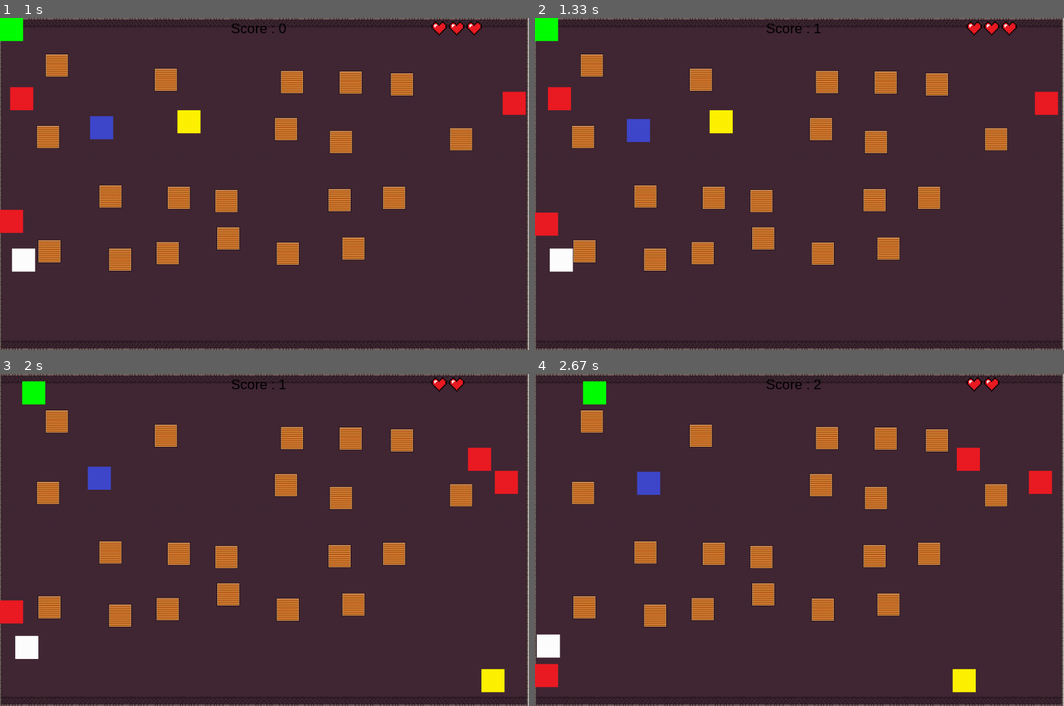
Above: before the commit, frames 1-4 (two rows, left to right).
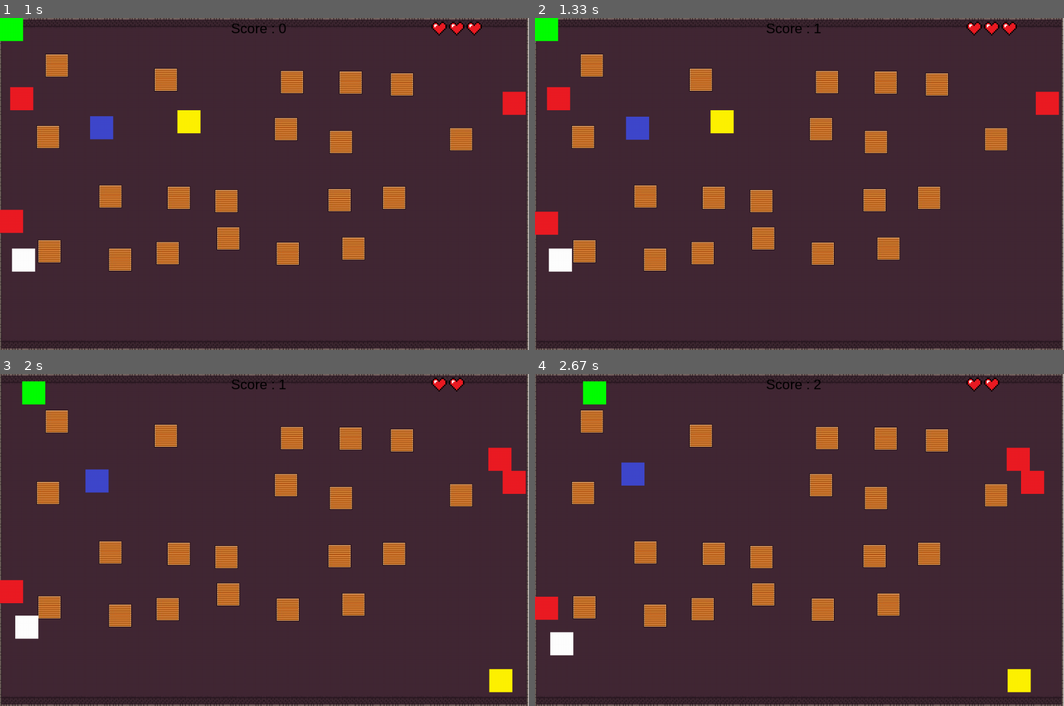
Above: after the commit, the same moments.

Repository: matthieurobert/Projet-ISN
Game: pygame game, started from test_bot.py
Same seed, same stepped clock (60 frames per second), same inputs: the game is played once before the commit and once after it.
Inputs (mouse positions are in pixels of both pictures, inside the frame that each line leads up to):
- Up to frame 1 (1 s): click (253, 197) at 0.38 s; tap Enter at 0.67 s
- Up to frame 2 (1.33 s): hold Right from 1 s (still down)
- Up to frame 3 (2 s): release Right at 1.47 s; hold Up 1.55-1.85 s; hold W 1.55-1.85 s; tap V at 1.7 s; hold Right from 1.88 s (still down); hold D from 1.88 s (still down)
- Up to frame 4 (2.67 s): release Right at 2.35 s; release D at 2.35 s; hold Left from 2.38 s (still down); hold A from 2.38 s (still down)

Frame 1 is identical in both runs. In frame 2, 0.3% of the frame differs, in the area x 0-100%, y 20-77%; in frame 3, 2.2%; in frame 4, 3.0%, in the area x 0-98%, y 22-96%.

Commit message:
BIG UPDATE
collision avec l'épée et le Folbot
toutes collision bots et  perso

Diff:
--- a/test_bot.py
+++ b/test_bot.py
@@ -260,17 +260,23 @@
             else:
                 follower.bas()
 
-        if pab.rect.colliderect(position_perso) or pab2.rect.colliderect(position_perso) :
+        if pab.rect.colliderect(position_perso) or pab2.rect.colliderect(position_perso) or bot.rect.colliderect(position_perso) or ran.rect.colliderect(position_perso) or ale.rect.colliderect(position_perso) :
             point_vie = point_vie - 1
             if point_vie != 0:
                 musique_blesse()
-            rand = randrange(1,17)
+            rand = randrange(1,14)
             follower.rect= pygame.Rect(bot_x_y[rand])
             pab.rect= pygame.Rect(bot_x_y[rand+1])
             pab2.rect= pygame.Rect(bot_x_y[rand+2])
+            bot.rect = pygame.Rect(bot_x_y[rand+3])
+            ran.rect = pygame.Rect(bot_x_y[rand+4])
+            ale.rect = pygame.Rect(bot_x_y[rand+5])
             fenetre.blit( follower.image,follower.rect)
             fenetre.blit( pab.image, pab.rect)
             fenetre.blit( pab2.image, pab2.rect)
+            fenetre.blit( bot.image, bot.rect)
+            fenetre.blit( ran.image, ran.rect)
+            fenetre.blit( ale.image, ale.rect)
 
         for event in pygame.event.get():
             if event.type == pygame.QUIT:
@@ -344,22 +350,35 @@
 
                 if event.key == K_UP:
                     fenetre.blit(epper_ha,((position_perso[0]+5),(position_perso[1]-65)))
-                    pygame.display.flip()
+                    epper_haut = pygame.Rect((position_perso[0]+5),(position_perso[1]-65),40,65)
+                    pygame.display.flip()
+
+                else :
+                    epper_haut=pygame.Rect(0,0,0,0)
                     pygame.display.flip()
 
                 if event.key == K_DOWN:
                     fenetre.blit(epper_ba,((position_perso[0]+5),(position_perso[1]+50)))
-                    pygame.display.flip()
+                    epper_bas = pygame.Rect((position_perso[0]+5),(position_perso[1]+50),40,65)
+                    pygame.display.flip()
+                else :
+                    epper_bas=pygame.Rect(0,0,0,0)
                     pygame.display.flip()
 
                 if event.key == K_RIGHT:
                     fenetre.blit(epper_dr,((position_perso[0]+50),(position_perso[1]+5)))
-                    pygame.display.flip()
+                    epper_droite = pygame.Rect((position_perso[0]+50),(position_perso[1]+5),65,40)
+                    pygame.display.flip()
+                else :
+                    epper_droite=pygame.Rect(0,0,0,0)
                     pygame.display.flip()
 
                 if event.key == K_LEFT:
                     fenetre.blit(epper_ga,((position_perso[0]-65),(position_perso[1]+5)))
-                    pygame.display.flip()
+                    epper_gauche = pygame.Rect((position_perso[0]-65),(position_perso[1]+5),65,40)
+                    pygame.display.flip()
+                else :
+                    epper_gauche=pygame.Rect(0,0,0,0)
                     pygame.display.flip()
 
                 if event.key == K_v :
@@ -371,6 +390,12 @@
                     fenetre.blit( follower.image,follower.rect)
                     fenetre.blit( pab.image, pab.rect)
                     pygame.display.flip()
+
+        if epper_haut.colliderect(follower.rect) or epper_bas.colliderect(follower.rect) or epper_droite.colliderect(follower.rect) or epper_gauche.colliderect(follower.rect) :
+            rand = randrange(1,17)
+            follower.rect= pygame.Rect(bot_x_y[rand])
+
+
         if point_vie == 0 :
             continuer2 = 0
             continuer3 = 1
